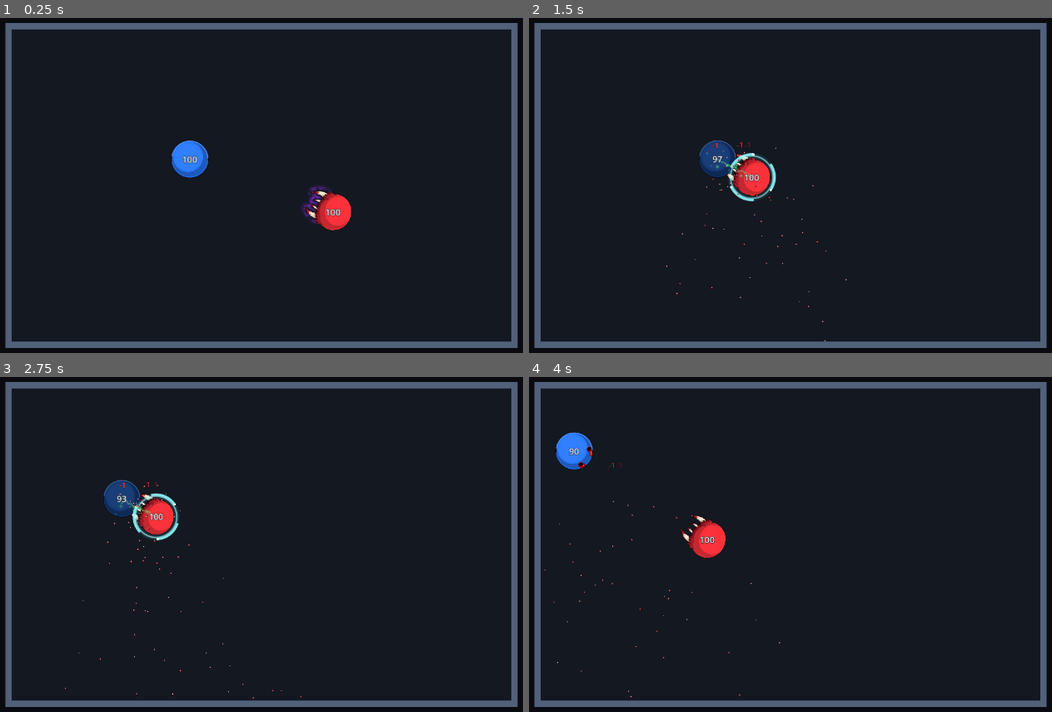
Above: before the commit, frames 1-4 (two rows, left to right).
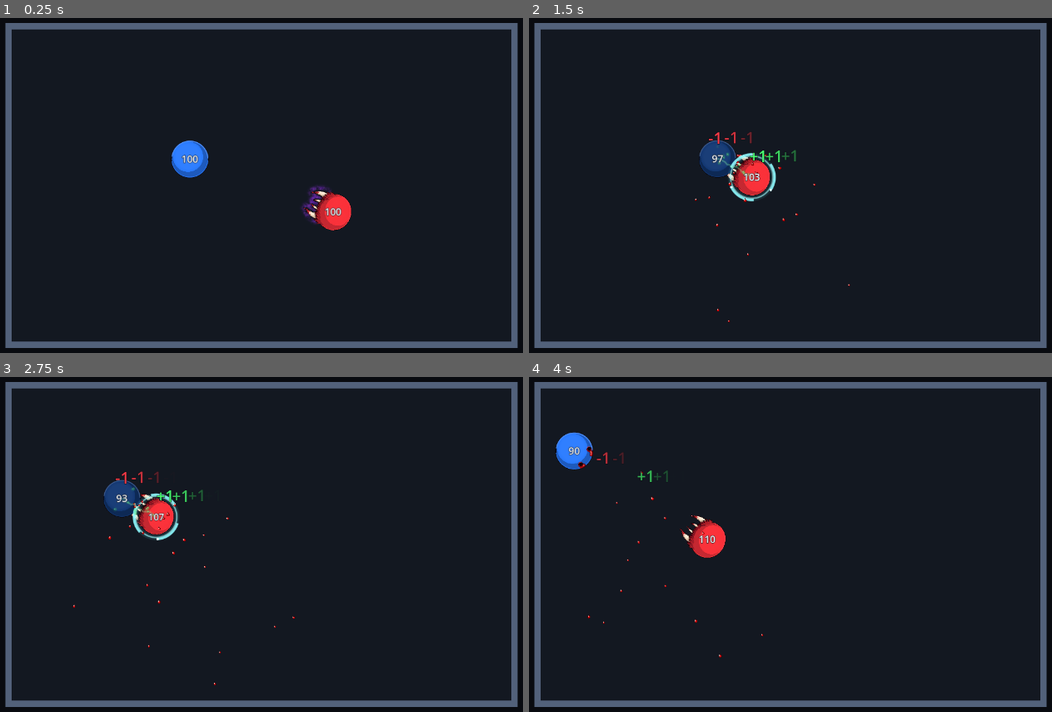
Above: after the commit, the same moments.

Repository: Esoptron/BallArena
Game: Godot game, scene res://scenes/main.tscn
Same seed, same stepped clock (60 frames per second), same inputs: the game is played once before the commit and once after it.
Inputs:
- Up to frame 1 (0.25 s): no input
- Up to frame 2 (1.5 s): no input
- Up to frame 3 (2.75 s): no input
- Up to frame 4 (4 s): no input

The runs differ from the first frame. In frame 1, 0.1% of the frame differs, in the area x 34-66%, y 40-60%; in frame 2, 0.5%; in frame 3, 0.5%, in the area x 12-58%, y 28-97%; in frame 4, 0.3%.

Commit message:
Tune bite spray and health numbers, allow healing above base HP

Diff:
--- a/scripts/ball.gd
+++ b/scripts/ball.gd
@@ -19,6 +19,7 @@
 		queue_redraw()
 @export var initial_direction: Vector2 = Vector2(1.0, 0.29)
 @export var is_vampire: bool = true
+## Reference HP for low-health thresholds; healing can exceed this value.
 @export_range(1, 10000, 1) var max_health: int = 100
 @export_range(1, 10000, 1) var starting_health: int = 100
 @export_range(0.0, 1.0, 0.01) var low_health_threshold: float = 0.30
@@ -69,7 +70,7 @@
 	label.z_index = 6
 	label.set_script(preload("res://scripts/health_display.gd"))
 	add_child(label)
-	current_health = clampi(starting_health, 1, max_health)
+	current_health = maxi(starting_health, 1)
 	if not Engine.is_editor_hint():
 		start_motion()
 
@@ -243,7 +244,7 @@
 func heal(amount: int) -> int:
 	if current_health <= 0:
 		return 0
-	var applied := mini(maxi(amount, 0), max_health - current_health)
+	var applied := maxi(amount, 0)
 	current_health += applied
 	if applied > 0:
 		health_changed.emit(current_health, max_health)
--- a/scripts/combat_effects.gd
+++ b/scripts/combat_effects.gd
@@ -3,7 +3,7 @@
 ## Reusable drain and spray service. Abilities explicitly start/stop their effects.
 
 @export var max_orbs: int = 96
-@export var spray_rate: float = 75.0
+@export var spray_rate: float = 25.0
 @export var orb_rate: float = 25.0
 var drains: Dictionary = {}
 var orbs: Array[Dictionary] = []
@@ -74,7 +74,7 @@
 			if is_instance_valid(attacker.blood_effects):
 				for index in 3:
 					var velocity := Vector2.from_angle(rng.randf_range(-PI, PI)) * rng.randf_range(70.0, 300.0)
-					attacker.blood_effects.call("spawn_spray", wound, velocity, rng.randf_range(0.85, 1.65))
+					attacker.blood_effects.call("spawn_spray", wound, velocity, rng.randf_range(1.70, 3.30))
 		drain["orb_elapsed"] += delta
 		while drain["orb_elapsed"] >= 1.0 / orb_rate:
 			drain["orb_elapsed"] -= 1.0 / orb_rate
--- a/scripts/combat_numbers.gd
+++ b/scripts/combat_numbers.gd
@@ -1,6 +1,7 @@
 extends Node2D
 ## Shared damage/healing numbers. They rise in world-up, dim and fade.
 
+@export_range(8, 96, 1) var font_size: int = 30
 @export var lifetime: float = 1.1
 @export var max_numbers: int = 64
 var numbers: Array[Dictionary] = []
@@ -12,7 +13,7 @@
 		return
 	if numbers.size() >= max_numbers:
 		numbers.pop_front()
-	var offset := Vector2(-8.0 if serial % 2 == 0 else 8.0, -20.0)
+	var offset := Vector2(-8.0 if serial % 2 == 0 else 8.0, -28.0)
 	serial += 1
 	numbers.append({"position": to_local(world_position) + offset,
 		"text": ("+" if healing else "-") + str(amount),
@@ -43,8 +44,8 @@
 		color = color.darkened(progress * 0.40)
 		color.a = alpha
 		var text: String = number["text"]
-		var bounds := font.get_string_size(text, HORIZONTAL_ALIGNMENT_LEFT, -1, 15)
+		var bounds := font.get_string_size(text, HORIZONTAL_ALIGNMENT_LEFT, -1, font_size)
 		var baseline: Vector2 = number["position"] + Vector2(-bounds.x * 0.5, 0.0)
-		draw_string_outline(font, baseline, text, HORIZONTAL_ALIGNMENT_LEFT, -1, 15, 2,
+		draw_string_outline(font, baseline, text, HORIZONTAL_ALIGNMENT_LEFT, -1, font_size, 3,
 			Color(0.025, 0.035, 0.055, alpha * 0.9))
-		draw_string(font, baseline, text, HORIZONTAL_ALIGNMENT_LEFT, -1, 15, color)
+		draw_string(font, baseline, text, HORIZONTAL_ALIGNMENT_LEFT, -1, font_size, color)
--- a/scripts/health_display.gd
+++ b/scripts/health_display.gd
@@ -14,7 +14,7 @@
 	var health := fighter.starting_health if Engine.is_editor_hint() else fighter.current_health
 	var text := str(health)
 	var font := ThemeDB.fallback_font
-	var size := int(clampf(fighter.visual_diameter() * 0.25, 12.0, 22.0))
+	var size := int(clampf(fighter.visual_diameter() * 0.28, 13.0, 25.0))
 	var bounds := font.get_string_size(text, HORIZONTAL_ALIGNMENT_LEFT, -1, size)
 	var baseline := Vector2(-bounds.x * 0.5, font.get_ascent(size) - font.get_height(size) * 0.5)
 	draw_string_outline(font, baseline, text, HORIZONTAL_ALIGNMENT_LEFT, -1, size, 3,
--- a/tests/combat_effects_test.gd
+++ b/tests/combat_effects_test.gd
@@ -58,15 +58,17 @@
 	check(fangs.try_bite(blue), "VFX fixture must start a real bite.")
 	fangs.set_physics_process(false)
 	effects.advance(0.16)
-	check(effects.drains.size() == 1 and arena_blood.splashes.size() >= 9,
-		"Active bite must create a drain link and many small blood sprays.")
+	check(effects.drains.size() == 1 and arena_blood.splashes.size() == 3,
+		"Active bite must create a drain link and three larger blood sprays at the reduced rate.")
 	check(not effects.orbs.is_empty() and effects.orbs.size() <= effects.max_orbs,
 		"Drain must create a bounded set of green spheres.")
+	effects.advance(0.24)
+	check(arena_blood.splashes.size() == 9, "Reduced spray rate must remain consistent across several batches.")
 	var spread := {}
 	for spray in arena_blood.splashes:
 		var velocity: Vector2 = spray["velocity"]
 		spread[int(floor(velocity.angle() * 2.0))] = true
-		check(float(spray["radius"]) < 2.0, "Spray drops must be smaller than existing large blood drops.")
+		check(float(spray["radius"]) >= 1.70 and float(spray["radius"]) <= 3.30, "Spray radius must be twice the previous 0.85-1.65 range.")
 	check(spread.size() > 2, "Blood spray must fly in multiple directions.")
 	var orb: Dictionary = effects.orbs[0]
 	orb["age"] = 0.0
@@ -87,9 +89,10 @@
 	numbers = effects.number_layer.get("numbers")
 	check(numbers[0]["position"].y < original_y, "Combat numbers must move upward.")
 	red.current_health = 100
-	check(red.heal(5) == 0 and (effects.number_layer.get("numbers") as Array).size() == 2,
-		"Full health must not create fake healing numbers.")
-	effects.number_layer.call("advance", 1.0)
+	check(red.heal(5) == 5 and red.current_health == 105
+		and (effects.number_layer.get("numbers") as Array).size() == 3,
+		"Healing above reference HP must apply and create a real healing number.")
+	effects.number_layer.call("advance", 1.2)
 	check((effects.number_layer.get("numbers") as Array).is_empty(),
 		"Combat numbers must expire after their fade.")
 	var old_spray := arena_blood.splashes.size()
--- a/tests/render_combat_effects_test.gd
+++ b/tests/render_combat_effects_test.gd
@@ -20,7 +20,7 @@
 	var red := main.get_node("Arena/Balls/RedBall") as ArenaBall
 	var blue := main.get_node("Arena/Balls/BlueBall") as ArenaBall
 	var camera := main.get_node("Camera2D") as Camera2D
-	red.current_health = 72
+	red.current_health = 99
 	red.position = Vector2(530, 300)
 	blue.position = Vector2(440, 300)
 	red.reset_physics_interpolation()
@@ -32,6 +32,10 @@
 		quit(1)
 		return
 	await frames(70, camera, red, blue)
+	if red.current_health <= red.max_health:
+		push_error("Rendered bite must heal beyond reference HP.")
+		quit(1)
+		return
 	await RenderingServer.frame_post_draw
 	var result := root.get_texture().get_image().save_png(OS.get_cmdline_user_args()[0])
 	if result != OK:
--- a/tests/vampire_test.gd
+++ b/tests/vampire_test.gd
@@ -26,6 +26,7 @@
 	await test_pair_corner_bounds()
 	await test_bite_body_pulse()
 	await test_visuals_and_health()
+	await test_general_overhealing()
 	await test_live_low_health()
 	test_blood()
 	await process_frame
@@ -172,8 +173,8 @@
 	await ticks(780)
 	check(not blue.is_immobilized() and not red.is_immobilized()
 		and not attacker.is_invulnerable(), "Bite must clean up movement and protection states.")
-	check(victim.current_health == 90 and attacker.current_health == 100,
-		"Protected vampire must deal ten damage without receiving reciprocal damage.")
+	check(victim.current_health == 90 and attacker.current_health == 110,
+		"Protected vampire must deal ten damage and heal above starting HP without reciprocal damage.")
 	await remove_arena(arena)
 
 
@@ -255,11 +256,28 @@
 	check(not blue.has_low_health() and is_equal_approx(blue.visual_diameter(), 70.0),
 		"Exactly 30 percent health must not pulse.")
 	blue.current_health = 99
-	check(blue.heal(10) == 1 and blue.current_health == 100, "Healing must respect maximum HP.")
-	check(blue.take_damage(150) == 100 and blue.current_health == 0,
+	check(blue.heal(10) == 10 and blue.current_health == 109, "Healing must exceed reference HP.")
+	check(blue.take_damage(150) == 109 and blue.current_health == 0,
 		"Health must not become negative.")
 	check(blue.heal(10) == 0 and blue.current_health == 0, "A defeated vampire must not revive itself.")
 	await remove_arena(arena)
+
+
+func test_general_overhealing() -> void:
+	var fighter := ArenaBall.new()
+	fighter.is_vampire = false
+	fighter.starting_health = 140
+	root.add_child(fighter)
+	check(fighter.current_health == 140, "Starting HP above the reference must survive initialization.")
+	check(fighter.heal(25) == 25 and fighter.current_health == 165,
+		"Future non-vampire healers must retain all healing above reference HP.")
+	check(fighter.heal(-10) == 0 and fighter.heal(0) == 0 and fighter.current_health == 165,
+		"Non-positive healing must not reduce overhealed HP.")
+	check(not fighter.has_low_health(), "Overhealed characters must not trigger the low-health pulse.")
+	check(fighter.take_damage(70) == 70 and fighter.current_health == 95,
+		"Damage must consume overhealed HP normally.")
+	fighter.queue_free()
+	await process_frame
 
 
 func test_blood() -> void:
@@ -303,8 +321,8 @@
 			var collision: CollisionShape2D = ball.get_node("CollisionShape2D")
 			var radius: float = (collision.shape as CircleShape2D).radius
 			check(radius >= 23.749 and radius <= 35.001, "Collider exceeded the low-health and 5-percent bite pulse bounds.")
-			check(ball.current_health >= 0 and ball.current_health <= ball.max_health,
-				"Live combat exceeded health bounds.")
+			check(ball.current_health >= 0,
+				"Live combat produced negative health.")
 			if ball.is_immobilized():
 				check(ball.freeze, "Live paralysis failed to hold a victim.")
 			elif ball.current_health > 0:
Not shown, changed: README.md
